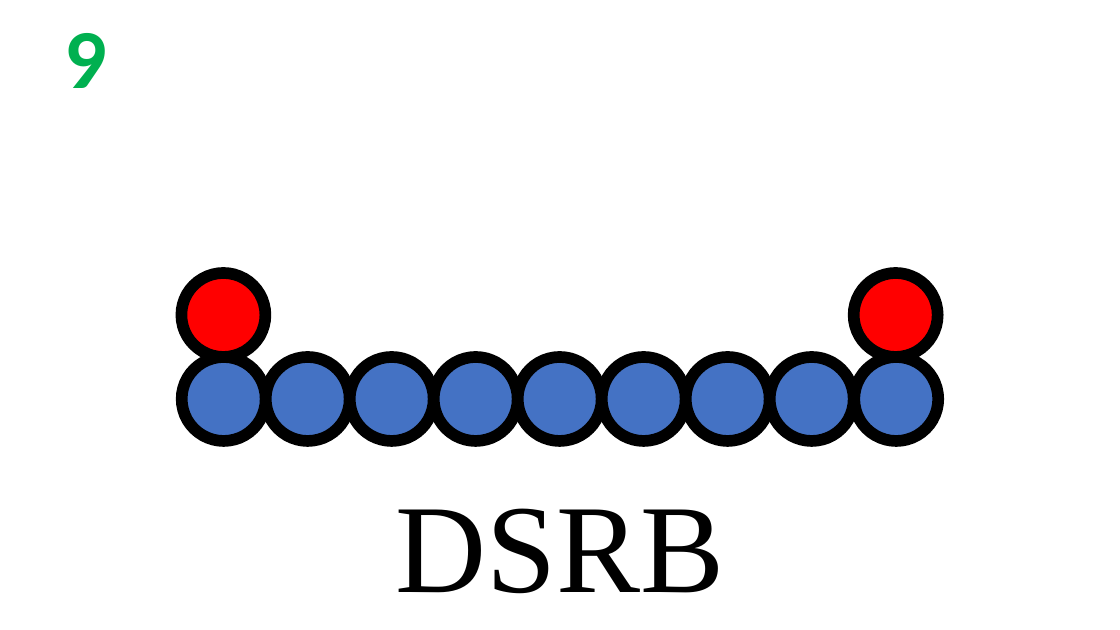
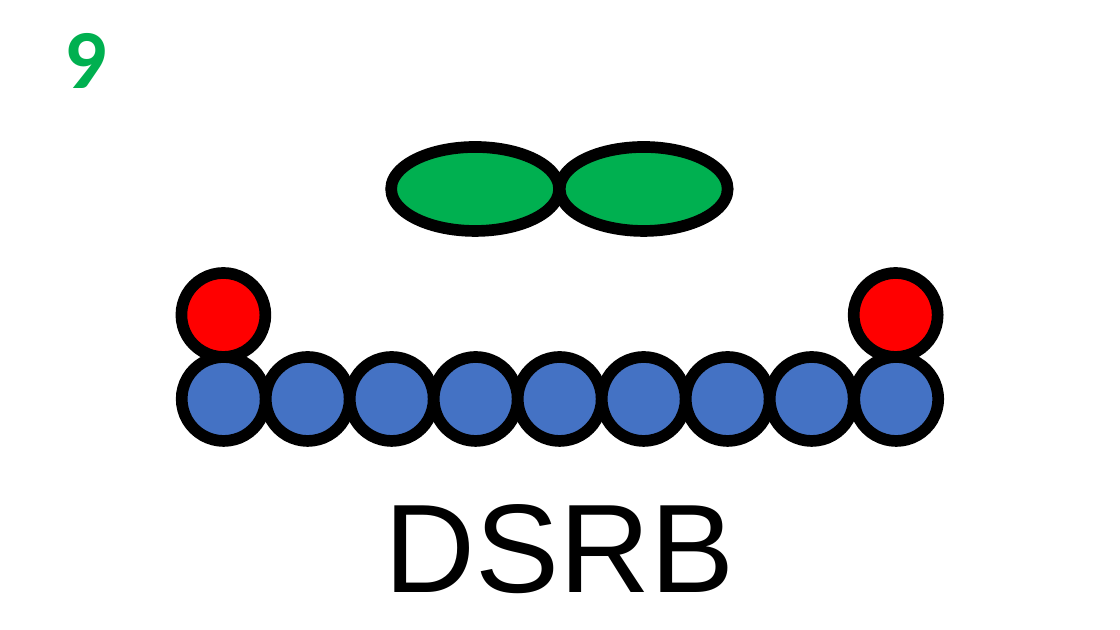
Before and after one commit to rzk1/ullmann, a slide deck: slide 14 of Labels/labels.pptx (slide 12 before the commit). Drawn at 1120x630 pixels with LibreOffice and Linux fonts; fonts in the diff are those of the drawing. Boxes give left, top, right and bottom in pixels: in the first picture for what was removed or moved away, otherwise in the second. Text is boxed around its words. In the diff, an @@ line names an element or a change of style, - is before the commit and + after.

```diff
--- a/Labels/labels.pptx
+++ b/Labels/labels.pptx
@@ ellipse added at [392,147,560,231], fill #00B050, outline #000000 10 pt @@
@@ ellipse added at [560,147,728,231], fill #00B050, outline #000000 10 pt @@
@@ text "DSRB": place and size @@
-text "DSRB" at [395,508,724,594]
+text "DSRB" at [385,504,735,594]
@@ text "DSRB" at [385,504,735,594]: font Times New Roman to Arial @@
```
Also in this commit, not shown: 23 other slides changed, 14 slides added, 45 other files.
